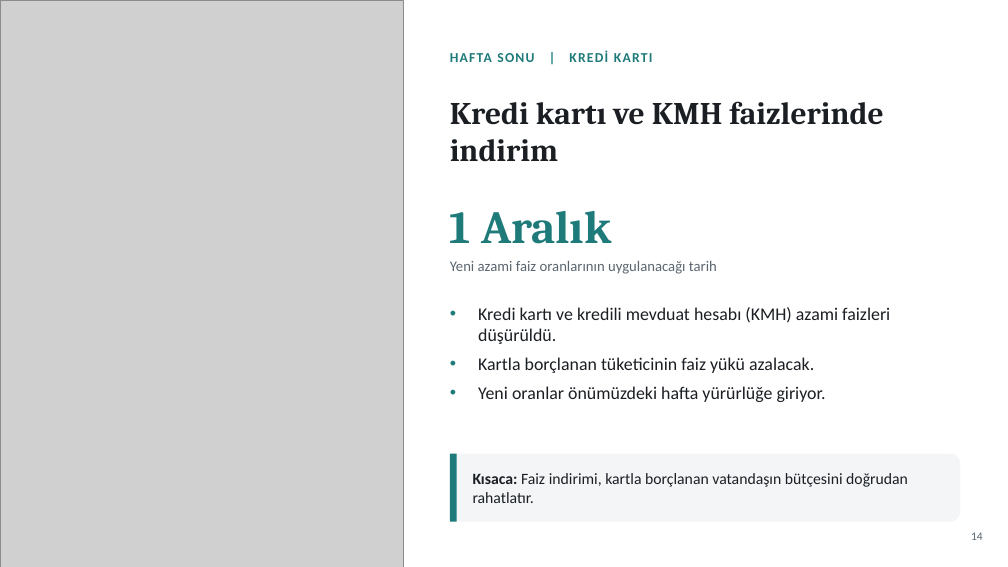
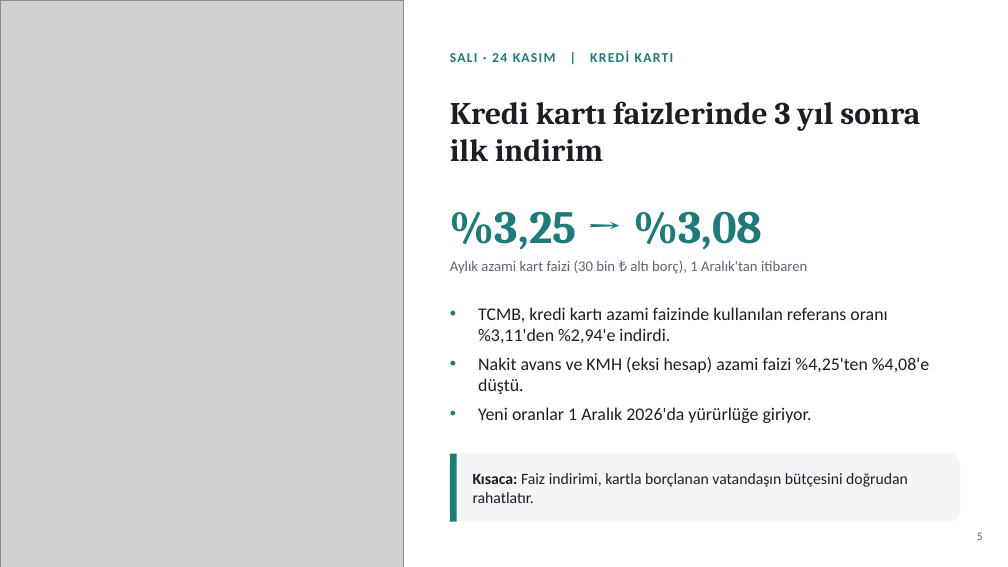
Before and after one commit to likyastudio/ikya-studios-ad, a slide deck: slide 5 of sunum/Haftalik_Ekonomi_Gundemi_Sade.pptx (slide 14 before the commit). Drawn at 1008x567 pixels with LibreOffice and Linux fonts; fonts in the diff are those of the drawing; grey boxes stand for pictures. Boxes give left, top, right and bottom in pixels: in the first picture for what was removed or moved away, otherwise in the second. Text is boxed around its words. In the diff, an @@ line names an element or a change of style, - is before the commit and + after.

```diff
--- a/sunum/Haftalik_Ekonomi_Gundemi_Sade.pptx
+++ b/sunum/Haftalik_Ekonomi_Gundemi_Sade.pptx
@@ text at (450, 51, 674, 62): text changed @@
-HAFTA SONU | KREDİ KARTI
+SALI · 24 KASIM | KREDİ KARTI
@@ text at (450, 101, 920, 162): text changed @@
-Kredi kartı ve KMH faizlerinde indirim
+Kredi kartı faizlerinde 3 yıl sonra ilk indirim
@@ text at (450, 211, 763, 249): text changed @@
-1 Aralık
+%3,25 → %3,08
@@ text at (450, 260, 807, 274): text changed @@
-Yeni azami faiz oranlarının uygulanacağı tarih
+Aylık azami kart faizi (30 bin ₺ altı borç), 1 Aralık'tan itibaren
@@ text at (478, 307, 929, 423): text changed @@
-• Kredi kartı ve kredili mevduat hesabı (KMH) azami faizleri düşürüldü.
-• Kartla borçlanan tüketicinin faiz yükü azalacak.
-• Yeni oranlar önümüzdeki hafta yürürlüğe giriyor.
+• TCMB, kredi kartı azami faizinde kullanılan referans oranı %3,11'den %2,94'e indirdi.
+• Nakit avans ve KMH (eksi hesap) azami faizi %4,25'ten %4,08'e düştü.
+• Yeni oranlar 1 Aralık 2026'da yürürlüğe giriyor.
@@ text at (977, 532, 983, 540): text changed @@
-14
+5
```
Also in this commit, not shown: 14 other slides changed, 1 slide added, 1 slide removed.
